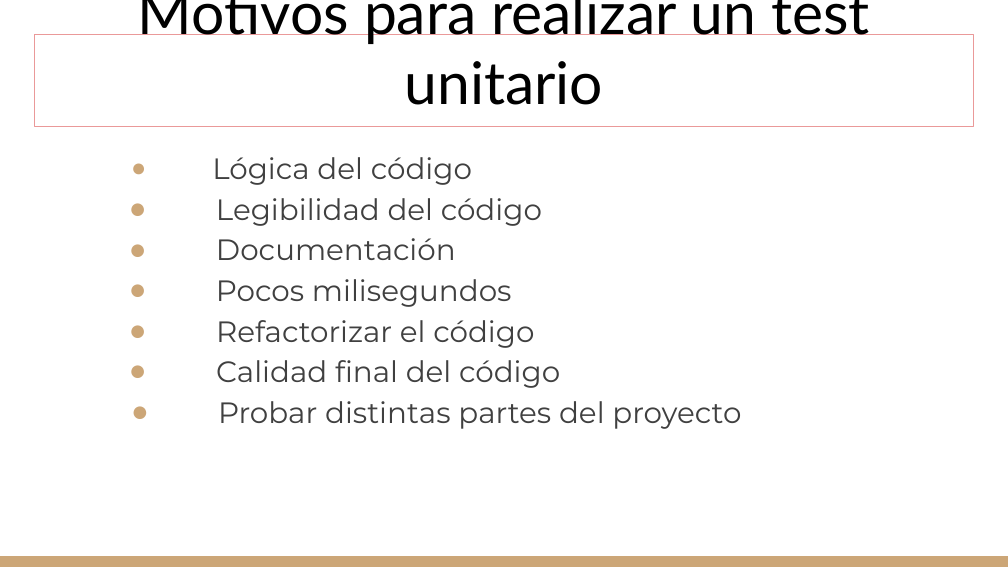
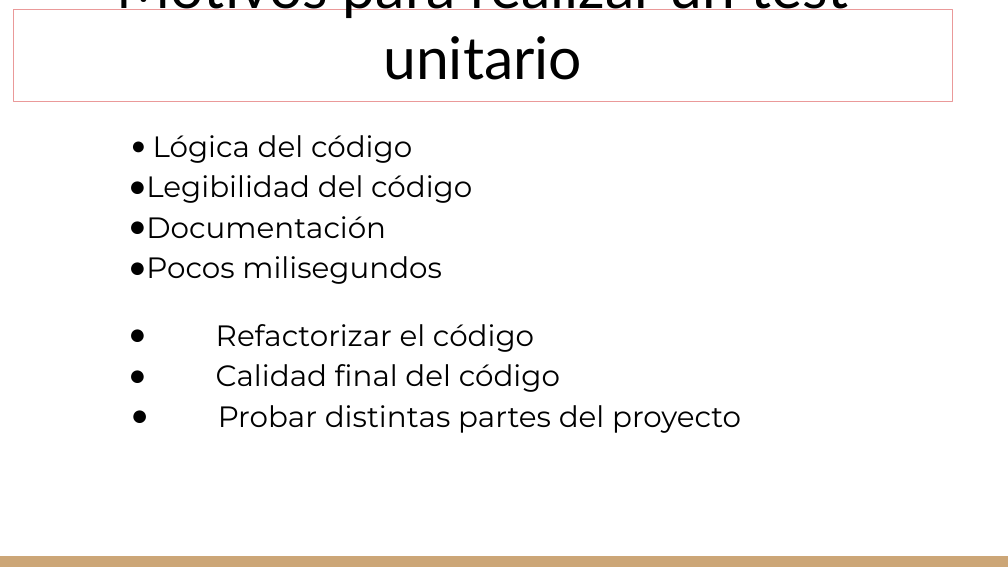
Before and after one commit to gitgamba/.Net-Grupo8, a slide deck: slide 4 of TPS/Unit Testing.pptx. Drawn at 1008x567 pixels with LibreOffice and Linux fonts; fonts in the diff are those of the drawing. Boxes give left, top, right and bottom in pixels: in the first picture for what was removed or moved away, otherwise in the second. Text is boxed around its words. In the diff, an @@ line names an element or a change of style, - is before the commit and + after.

```diff
--- a/TPS/Unit Testing.pptx
+++ b/TPS/Unit Testing.pptx
@@ title "Motivos para realizar un test ...": place and size @@
-title "Motivos para realizar un test ..." at (34, 35, 974, 127)
+title "Motivos para realizar un test ..." at (13, 9, 953, 101)
@@ text "Lógica del código": place and size @@
-text "Lógica del código" at (212, 157, 741, 429)
+text "Lógica del código" at (146, 135, 472, 284)
@@ text "Lógica del código" at (146, 135, 472, 284): text colour #404040 to #000000; bullet colour #CCA677 to #000000 @@
@@ text at (216, 320, 741, 429): paragraphs removed @@
-● Refactorizar el código
-● Calidad final del código
-● Probar distintas partes del proyecto
@@ text added at (216, 324, 741, 433), 21 pt, text #000000 @@
+● Refactorizar el código
+● Calidad final del código
+● Probar distintas partes del proyecto
```
Also in this commit, not shown: 6 other slides changed.
